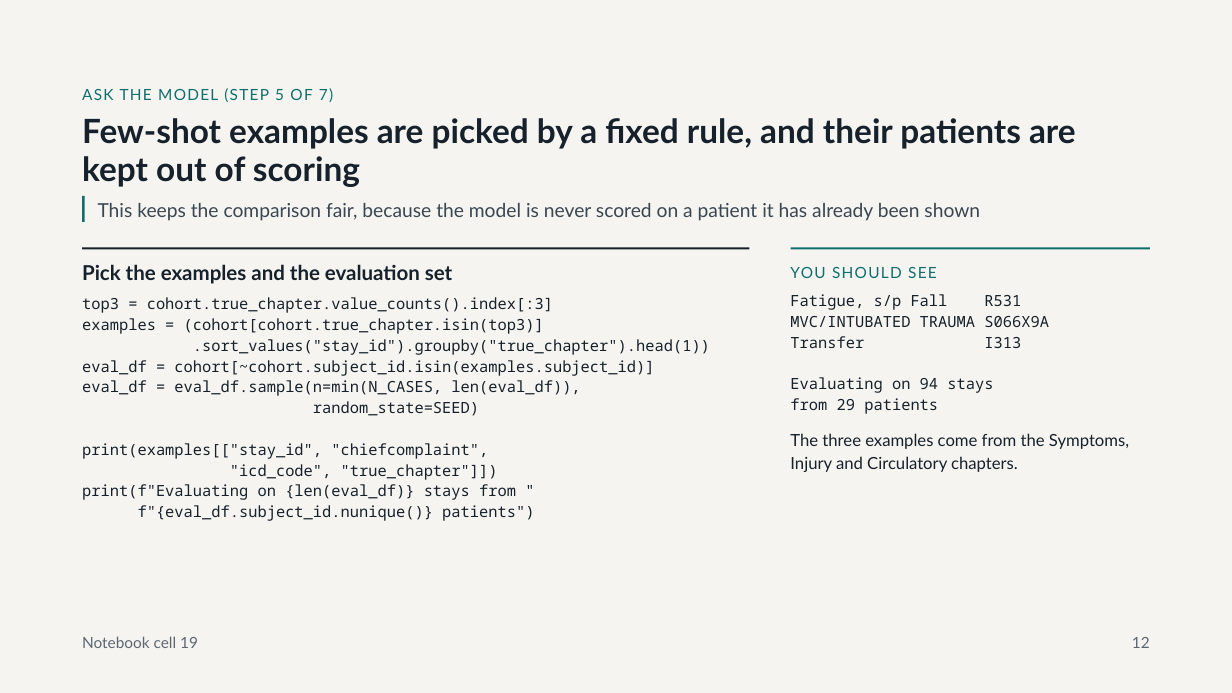
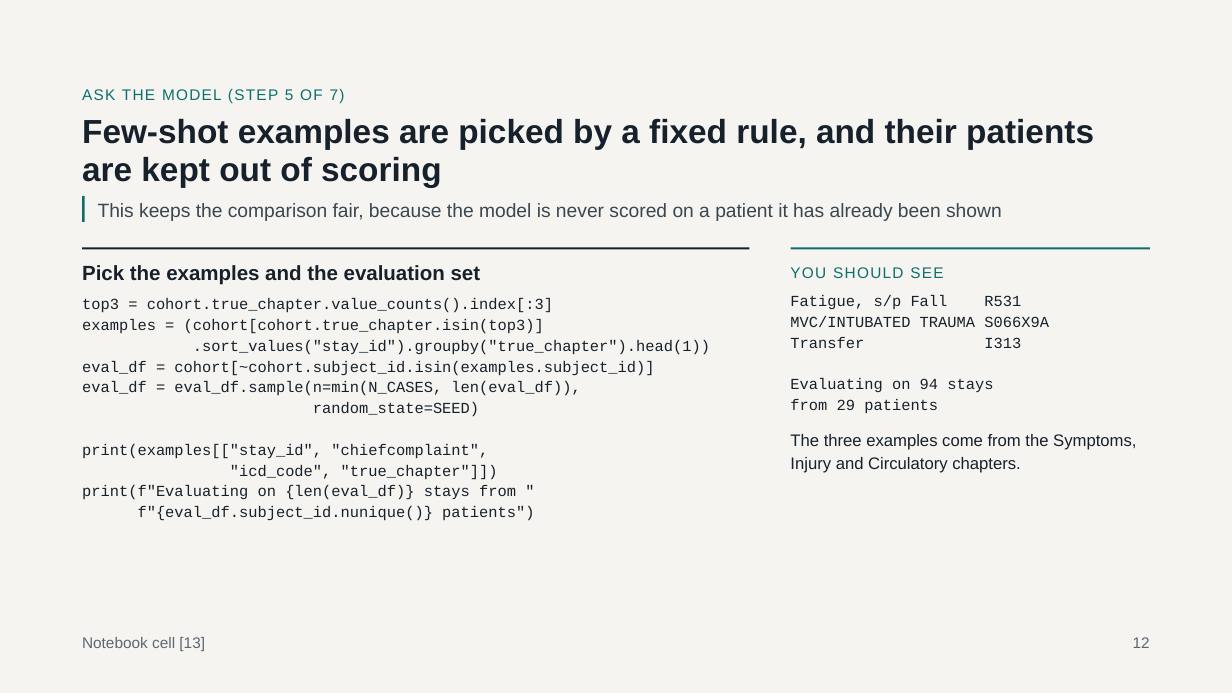
Before and after one commit to bja2376/triage-llm-tutorial, a slide deck: slide 12 of Classifying ED Visits with an LLM.pptx. Drawn at 1232x693 pixels with LibreOffice and Linux fonts; fonts in the diff are those of the drawing. Boxes give left, top, right and bottom in pixels: in the first picture for what was removed or moved away, otherwise in the second. Text is boxed around its words. In the diff, an @@ line names an element or a change of style, - is before the commit and + after.

```diff
--- a/Classifying ED Visits with an LLM.pptx
+++ b/Classifying ED Visits with an LLM.pptx
@@ text "top3 = cohort.true_chapter.value_counts().index[:3]" at (x1=82, y1=298, x2=710, y2=521): font Noto Sans Mono to Courier New @@
@@ text "Fatigue, s/p Fall R531" at (x1=790, y1=295, x2=1049, y2=414): font Noto Sans Mono to Courier New @@
@@ text at (x1=82, y1=637, x2=205, y2=651): text changed; font Lato to Arial @@
-Notebook cell 19
+Notebook cell [13]
@@ font Lato to Arial in 7 elements at (x1=82, y1=89, x2=345, y2=103), (x1=82, y1=119, x2=1094, y2=187), (x1=98, y1=203, x2=1002, y2=221), (x1=82, y1=265, x2=481, y2=285), (x1=790, y1=267, x2=943, y2=278), (x1=790, y1=434, x2=1136, y2=473), (x1=1133, y1=637, x2=1150, y2=648) @@
```
Also in this commit, not shown: 18 other slides changed.
